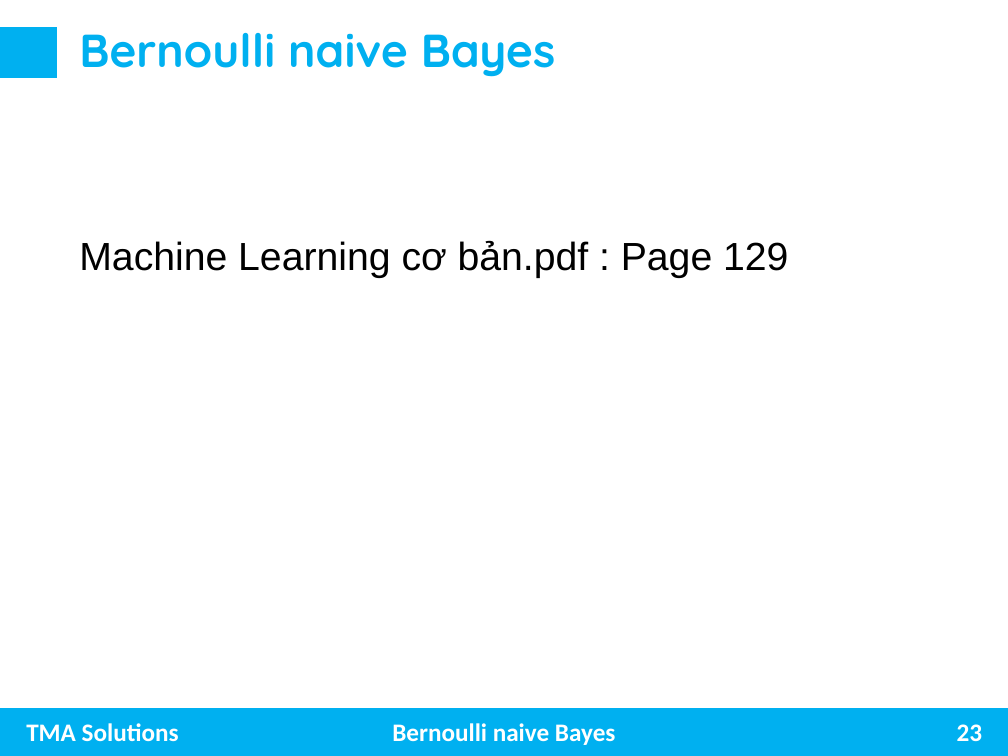
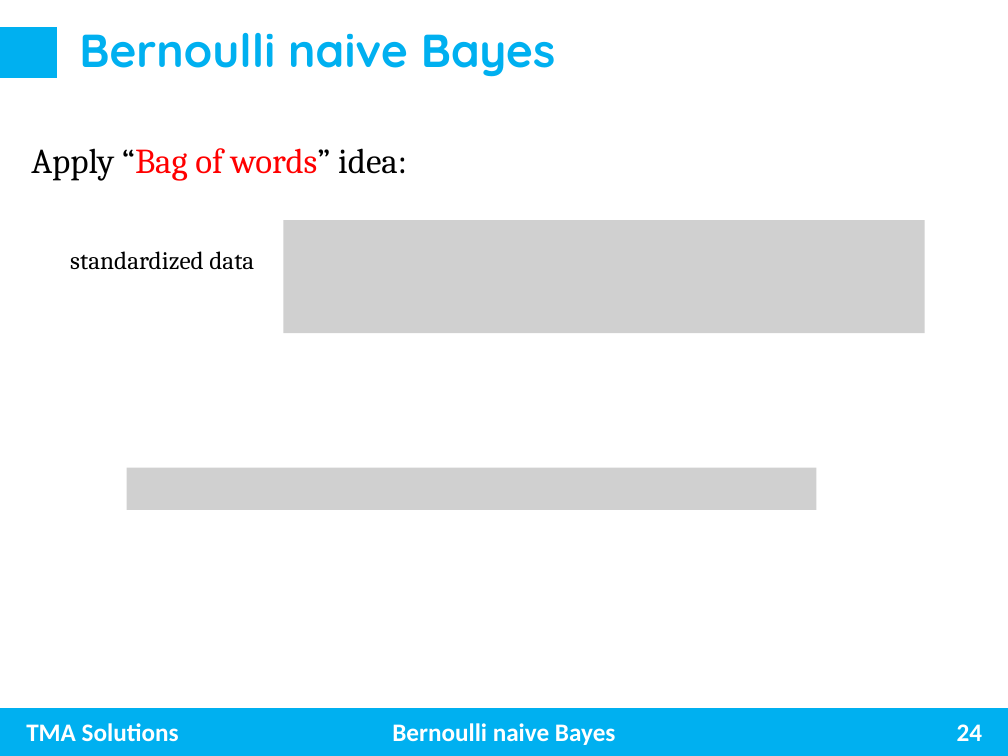
Before and after one commit to trungnghia2009/MachineLearning, a slide deck: slide 24 of Naive Bayes.pptx (slide 23 before the commit). Drawn at 1008x756 pixels with LibreOffice and Linux fonts; fonts in the diff are those of the drawing; grey boxes stand for pictures. Boxes give left, top, right and bottom in pixels: in the first picture for what was removed or moved away, otherwise in the second. Text is boxed around its words. In the diff, an @@ line names an element or a change of style, - is before the commit and + after.

```diff
--- a/Naive Bayes.pptx
+++ b/Naive Bayes.pptx
@@ text added at box(31, 148, 407, 181), 25 pt, text #000000 @@
+Apply “Bag of words” idea:
@@ picture added at box(283, 220, 924, 333) @@
@@ text added at box(70, 251, 254, 270), 18 pt, text #000000 @@
+standardized data
@@ text removed at box(79, 240, 788, 278) @@
-Machine Learning cơ bản.pdf : Page 129
@@ picture added at box(127, 468, 816, 510) @@
@@ page number at box(957, 724, 983, 741): text changed @@
-23
+24
```
Also in this commit, not shown: 3 other slides changed, 1 slide added, 1 slide removed.
